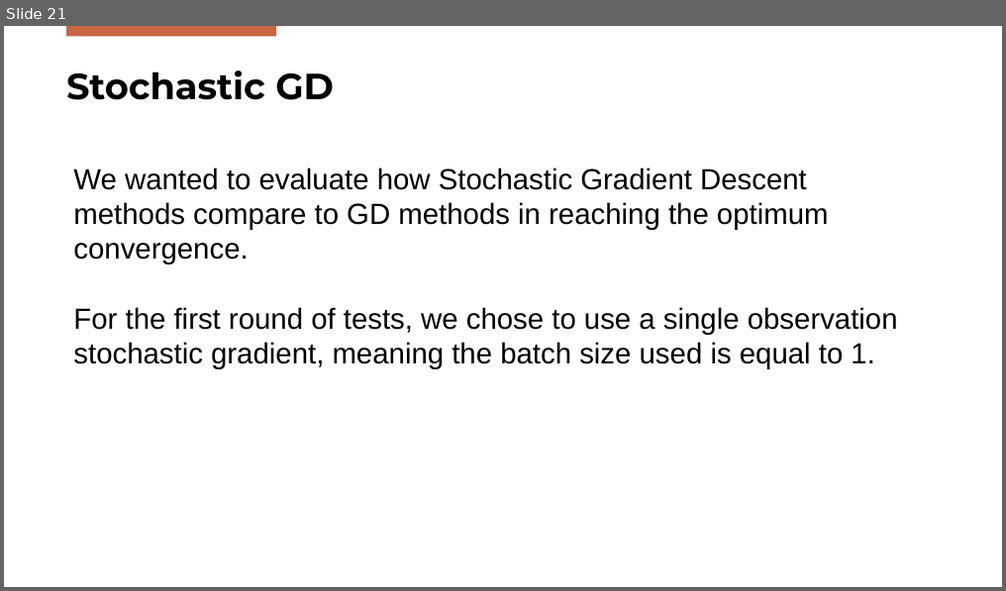
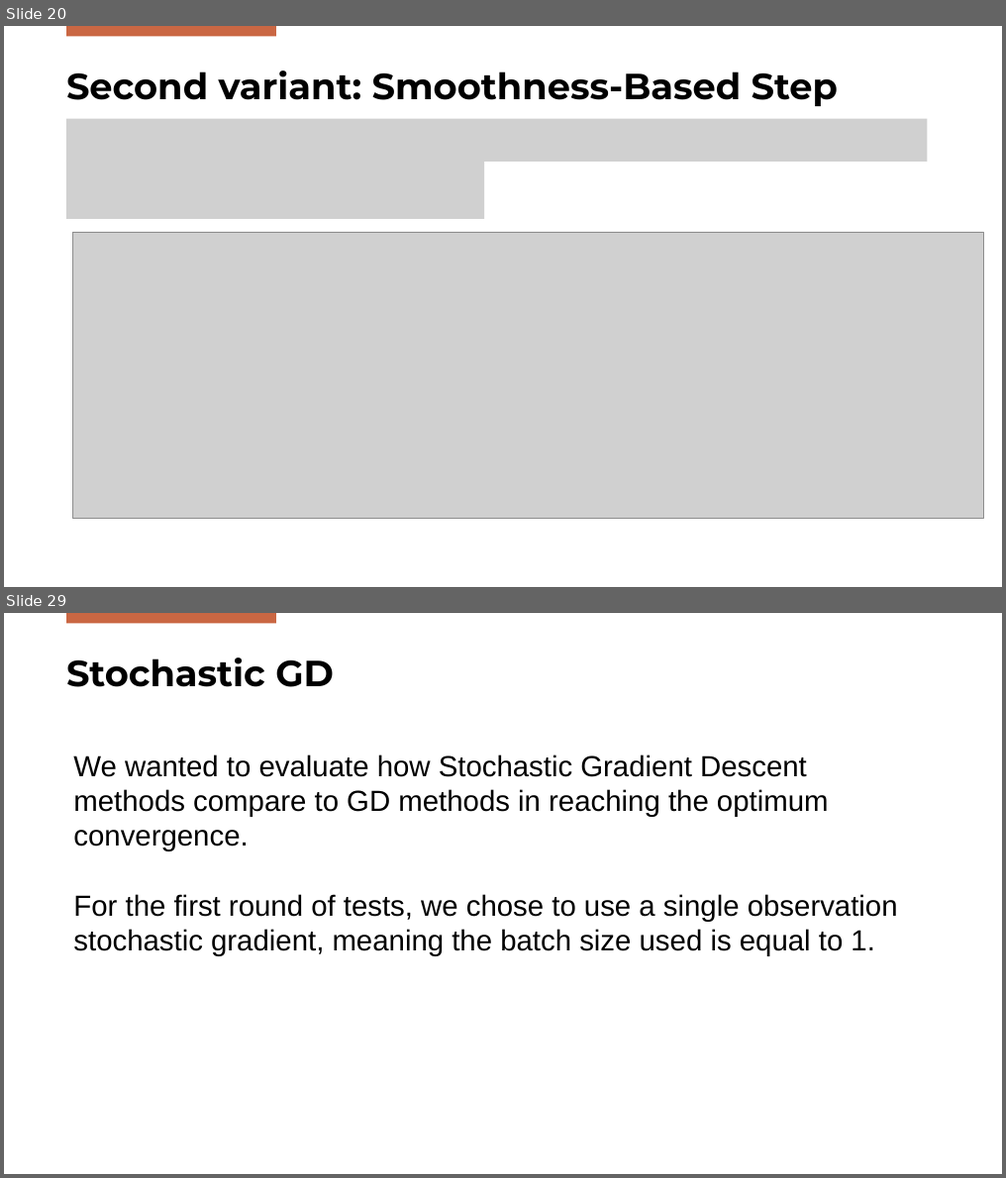
Before and after one commit to FilippoBolis/OptimizationProject_2025, a slide deck: Ppt/Optimization.pptx. Shown one above the other, each under a label of ours: slide 21 before the commit, slides 20 and 29 after it; the slides between them are not shown. The pictures are 1006x591 and 1006x1178 pixels, drawn with LibreOffice and Linux fonts; fonts in the diff are those of the drawing; grey boxes stand for pictures; background and template pictures are left out. Boxes give left, top, right and bottom in pixels: in the first picture for what was removed or moved away, otherwise in the second. Text is boxed around its words. In the diff, an @@ line names an element or a change of style, - is before the commit and + after.

```diff
--- a/Ppt/Optimization.pptx
+++ b/Ppt/Optimization.pptx
@@ slide 20 added at (4, 26, 1002, 587), background #FFFFFF; not listed: 1 template element that a slide beside it also shows @@
@@ title added at (66, 71, 838, 106), 35 pt, text #000000, bold @@
+Second variant: Smoothness‑Based Step
@@ picture added at (66, 119, 927, 162) @@
@@ picture added at (66, 162, 484, 219) @@
@@ picture added at (73, 232, 984, 519) @@
@@ what was slide 21 is now slide 29 @@
```
Also in this commit, not shown: 13 other slides added, 1 slide removed, 1 other file.
